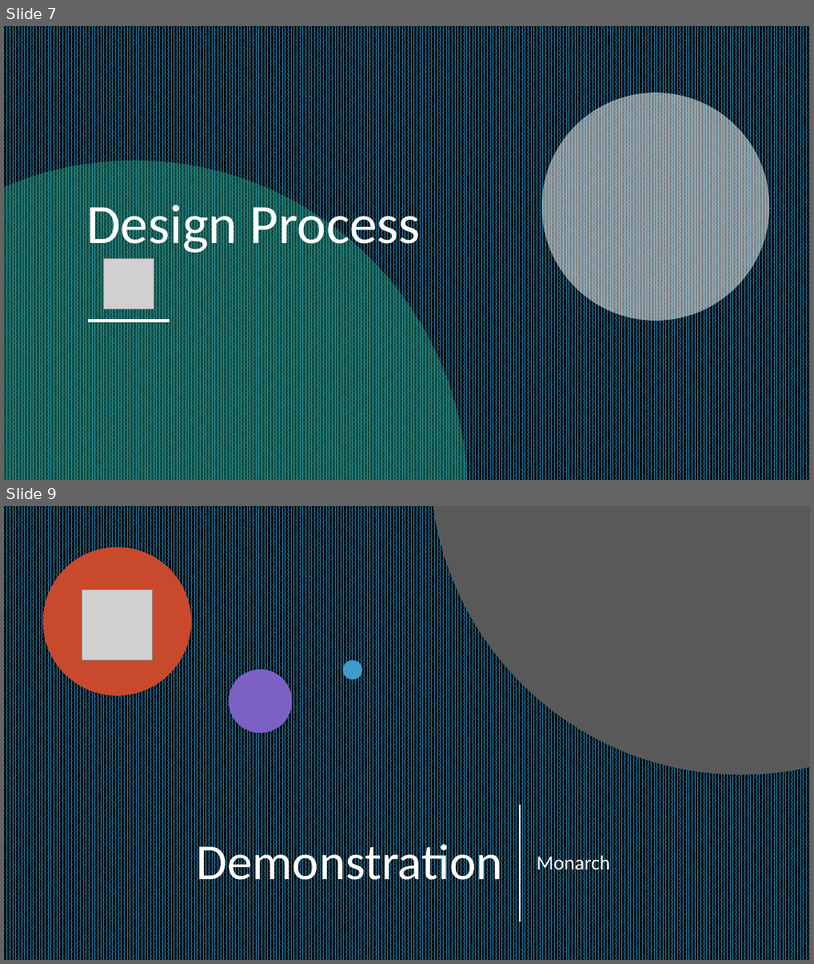
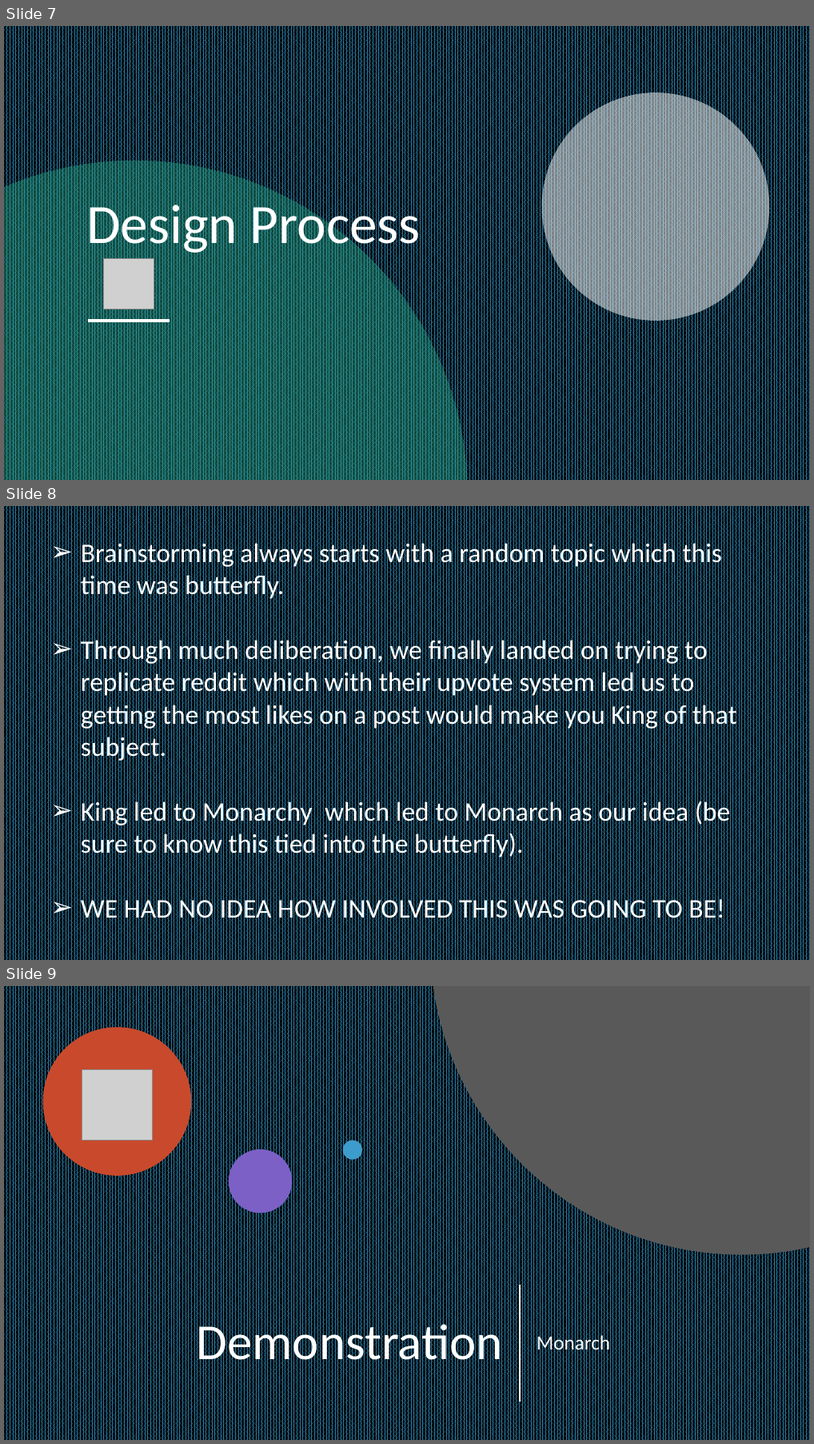
Before and after one commit to jdublu416/Monarch, a slide deck: Monarch.pptx. Shown one above the other, each under a label of ours: slides 7 and 9 before the commit, slides 7, 8 and 9 after it; the slides between them are not shown. The pictures are 814x964 and 814x1444 pixels, drawn with LibreOffice and Linux fonts; fonts in the diff are those of the drawing; grey boxes stand for pictures. Boxes give left, top, right and bottom in pixels: in the first picture for what was removed or moved away, otherwise in the second. Text is boxed around its words. In the diff, an @@ line names an element or a change of style, - is before the commit and + after.

```diff
--- a/Monarch.pptx
+++ b/Monarch.pptx
@@ slide 8 added at <box>4,506,810,960</box>, background pattern #29769D on #000000 @@
@@ text added at <box>81,540,738,924</box>, 32 pt, text #FFFFFF @@
+➢ Brainstorming always starts with a random topic which this time was butterfly.
+➢ Through much deliberation, we finally landed on trying to replicate reddit which with their upvote system led us to getting the most likes on a post would make you King of that subject.
+➢ King led to Monarchy which led to Monarch as our idea (be sure to know this tied into the butterfly).
+➢ WE HAD NO IDEA HOW INVOLVED THIS WAS GOING TO BE!
```
Also in this commit, not shown: 1 slide changed, 3 other slides added, 4 slides removed, 3 other files.
